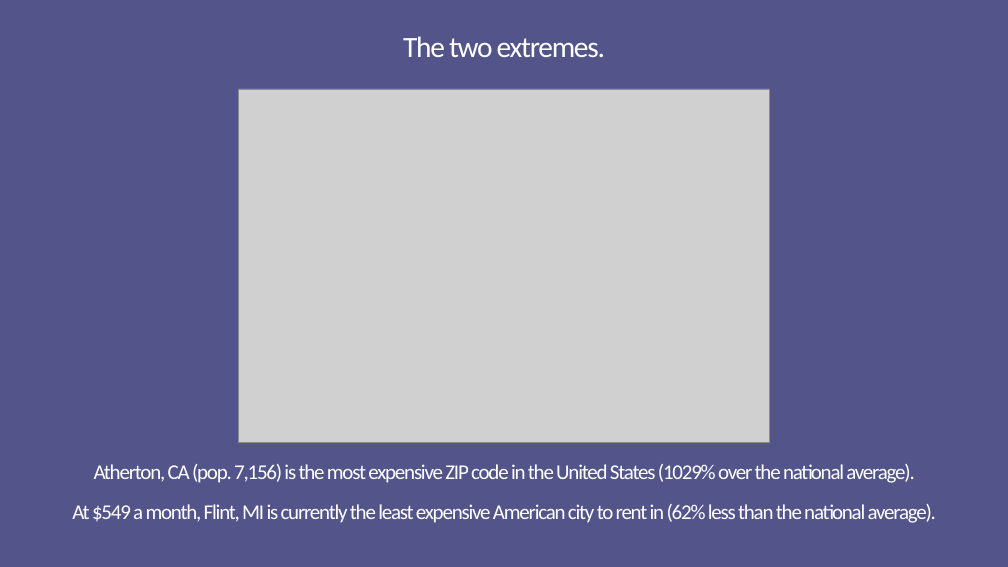
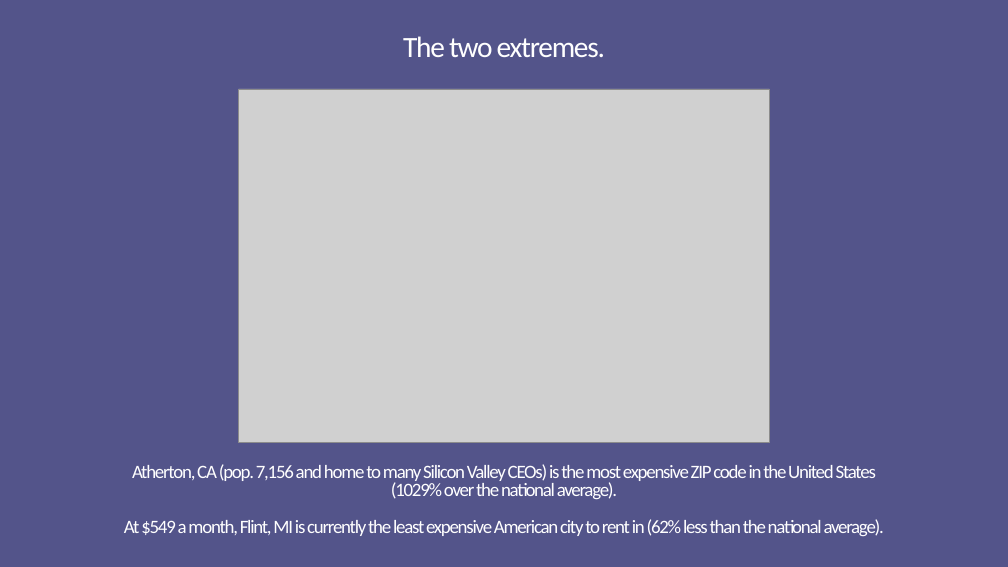
Before and after one commit to marcusmcb/group-project-1, a slide deck: slide 17 of resources/powerpoint/uci-rental-presentation.pptx (slide 16 before the commit). Drawn at 1008x567 pixels with LibreOffice and Linux fonts; fonts in the diff are those of the drawing; grey boxes stand for pictures. Boxes give left, top, right and bottom in pixels: in the first picture for what was removed or moved away, otherwise in the second. Text is boxed around its words. In the diff, an @@ line names an element or a change of style, - is before the commit and + after.

```diff
--- a/resources/powerpoint/uci-rental-presentation.pptx
+++ b/resources/powerpoint/uci-rental-presentation.pptx
@@ text at [124,464,884,536]: text changed; size 20 to 18 pt @@
-Atherton, CA (pop. 7,156) is the most expensive ZIP code in the United States (1029% over the national average).
-At $549 a month, Flint, MI is currently the least expensive American city to rent in (62% less than the national average).
+Atherton, CA (pop. 7,156 and home to many Silicon Valley CEOs) is the most expensive ZIP code in the United States
+(1029% over the national average).
+At $549 a month, Flint, MI is currently the least expensive American city to rent in (62% less than the national average).
```
Also in this commit, not shown: 15 other slides changed, 4 slides added, 2 slides removed, 1 other file.
